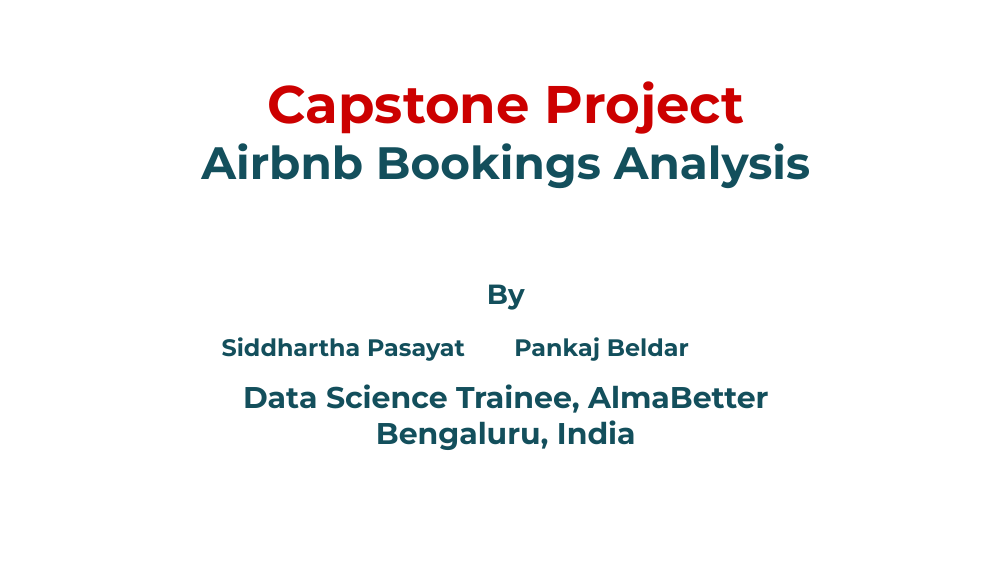
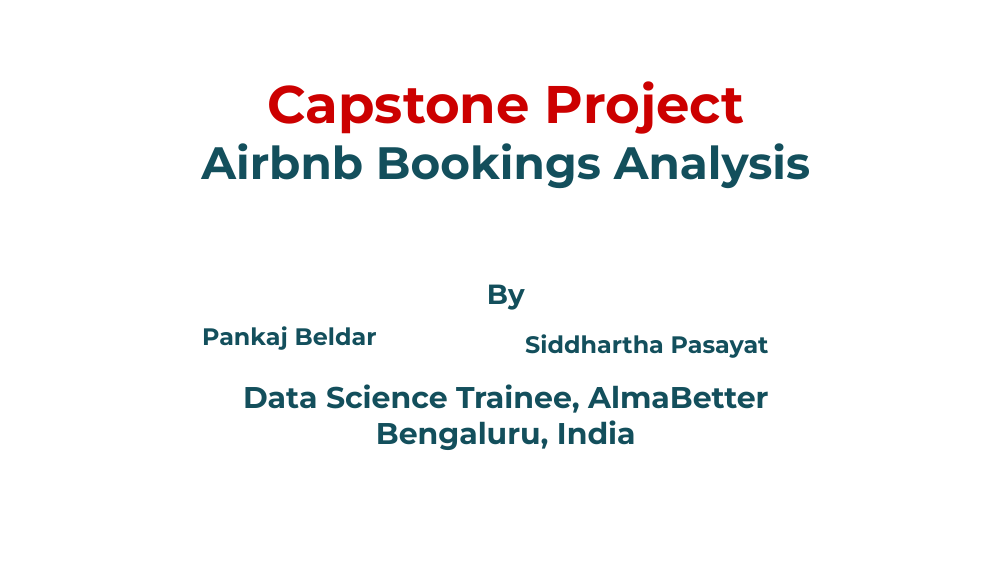
Before and after one commit to pankaj-beldar/Capstone_Project01_Airbnb_Booking_Analysis, a slide deck: slide 1 of EDA_Project01_Airbnb_Bookings_Analysis_Presentation.pptx. Drawn at 1008x567 pixels with LibreOffice and Linux fonts; fonts in the diff are those of the drawing; background and template pictures are left out. Boxes give left, top, right and bottom in pixels: in the first picture for what was removed or moved away, otherwise in the second. Text is boxed around its words. In the diff, an @@ line names an element or a change of style, - is before the commit and + after.

```diff
--- a/EDA_Project01_Airbnb_Bookings_Analysis_Presentation.pptx
+++ b/EDA_Project01_Airbnb_Bookings_Analysis_Presentation.pptx
@@ text "Pankaj Beldar" moved from (x1=514, y1=337, x2=689, y2=361) to (x1=202, y1=326, x2=377, y2=350) @@
@@ text "Siddhartha Pasayat" moved from (x1=222, y1=337, x2=465, y2=361) to (x1=525, y1=334, x2=769, y2=358) @@
```
Also in this commit, not shown: 1 other slide changed, 1 other file.
